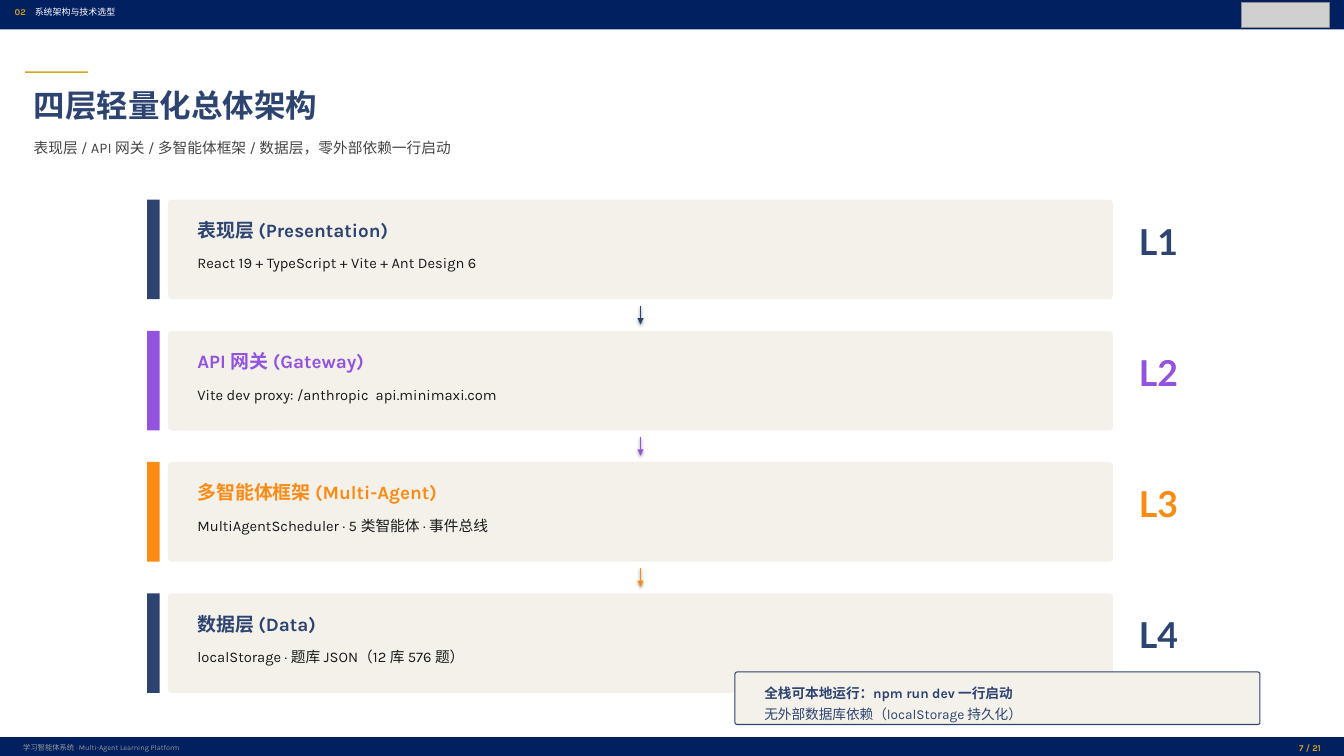
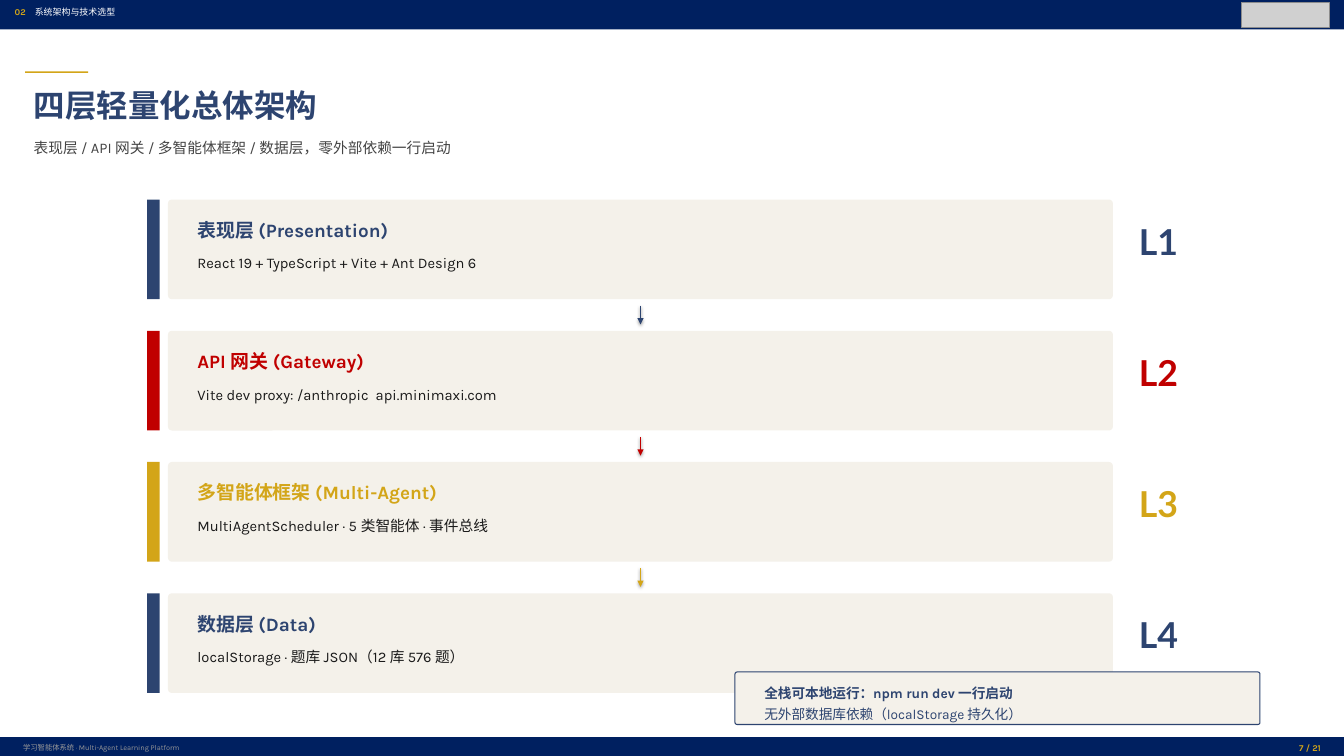
Before and after one commit to DanoAndHolidays/cnsoftbei, a slide deck: slide 7 of ppt/output/学习智能体系统_汇报PPT.pptx. Drawn at 1344x756 pixels with LibreOffice and Linux fonts; fonts in the diff are those of the drawing; grey boxes stand for pictures. Boxes give left, top, right and bottom in pixels: in the first picture for what was removed or moved away, otherwise in the second. Text is boxed around its words. In the diff, an @@ line names an element or a change of style, - is before the commit and + after.

Commit message:
fix(ppt): catch remaining literal color references in tuple 3rd-element pattern
The Task 14 sed only matched color='...' keyword args. Tuple 3rd-element
patterns like ('name', 'desc', '#FA8C16') slipped through. Apply extended
sed to catch all positional patterns, including multi-space separators.

Also catch:
- fill='#FA8C16' / border='#722ED1' keyword args
- 4-elem tuples like (Pt(320), 'name', '#FA8C16', 'desc')
- accent_color='#13C2C2' in add_page_title calls
- '#1890FF' (Ant Design blue) in s05

Result: all 21 slides regenerated, 0 unexpected text colors.

```diff
--- a/ppt/output/学习智能体系统_汇报PPT.pptx
+++ b/ppt/output/学习智能体系统_汇报PPT.pptx
@@ rectangle at [147,331,159,431]: fill #9254DE to #C00000 @@
@@ text "API 网关 (Gateway)" at [197,352,364,373]: text colour #9254DE to #C00000 @@
@@ text "L2" at [1139,360,1178,386]: text colour #9254DE to #C00000 @@
@@ arrow (640, 437) - (640, 456): stroke #9254DE 1.5 pt to #C00000 1.5 pt @@
@@ rectangle at [147,462,159,562]: fill #FA8C16 to #D3A518 @@
@@ text "多智能体框架 (Multi-Agent)" at [197,483,437,504]: text colour #FA8C16 to #D3A518 @@
@@ text "L3" at [1139,491,1178,518]: text colour #FA8C16 to #D3A518 @@
@@ arrow (640, 568) - (640, 587): stroke #FA8C16 1.5 pt to #D3A518 1.5 pt @@
```
Also in this commit, not shown: 8 other slides changed, 31 other files.
